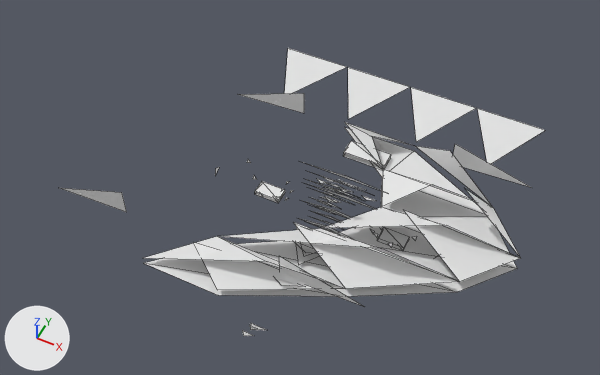
Renders of the OBJ model GameData/Meshes/Designs/nexar/nexar_gunship_mk1_06.obj from each side of a commit.
Before and after are seen from a camera (50 mm lens) standing at (3.03, -7.25, 9.16) and looking at (-0.52, -0.15, 0.29). The axes (+X, +Y, +Z) are drawn at lower left. The lights are the same throughout. The picture after the commit comes second. Mesh edges are drawn as thin lines. Where no turn or scale is listed for an object, it has been applied to the vertices. Vertices at exactly the same position are counted once.

Objects in the first picture: 'nexar_gunship_mk1_06'.
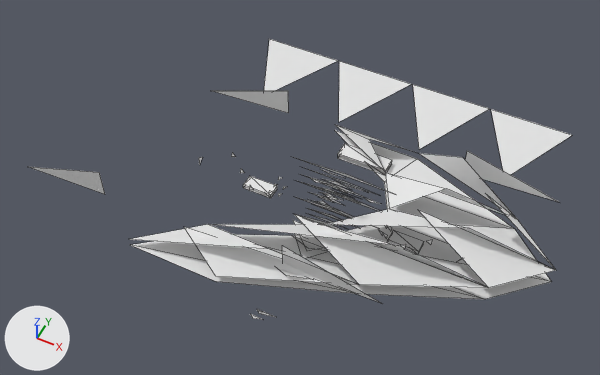
What differs and where, as boxes [x1, y1, x2, y2] in the pictures (600 x 375 px; the box of a moved part takes in the faces that stretch with it):
```json
{"object": "nexar_gunship_mk1_06", "change": "reshaped", "before": [61, 48, 545, 336], "after": [30, 39, 572, 320], "on screen": "12% wider"}
{"part": 1, "of": "me_nexar_gunship_mk1_06", "change": "moved or reshaped", "before": [145, 122, 520, 290], "after": [130, 125, 555, 288]}
{"part": 2, "of": "me_nexar_gunship_mk1_06", "change": "moved or reshaped", "before": [144, 127, 517, 297], "after": [131, 130, 551, 299]}
{"part": 3, "of": "me_nexar_gunship_mk1_06", "change": "moved or reshaped", "before": [255, 181, 285, 203], "after": [243, 176, 277, 198]}
{"part": 4, "of": "me_nexar_gunship_mk1_06", "change": "moved or reshaped", "before": [377, 227, 410, 251], "after": [387, 230, 424, 254]}
{"part": 5, "of": "me_nexar_gunship_mk1_06", "change": "moved or reshaped", "before": [343, 140, 391, 170], "after": [338, 143, 392, 175]}
{"part": 6, "of": "me_nexar_gunship_mk1_06", "change": "moved or reshaped", "before": [61, 48, 545, 336], "after": [30, 39, 572, 320]}
```

The change, as JSON lines over the scene's bpy script:
```json
{"block": "me_nexar_gunship_mk1_06", "where": "# used by ob_nexar_gunship_mk1_06; location = (0.0, 0.0, 0.0)"}
{"op": "remove", "block": "me_nexar_gunship_mk1_06", "code": "me_nexar_gunship_mk1_06.from_pydata(...)  # 247 vertices, 112 faces; spans x -3.78..2.66, y -2.78..2.9, z 0.0..0.98"}
{"op": "add", "block": "me_nexar_gunship_mk1_06", "code": "me_nexar_gunship_mk1_06.from_pydata(...)  # 247 vertices, 112 faces; spans x -4.46..3.14, y -2.54..2.98, z 0.0..1.09"}
{"block": "me_nexar_gunship_mk1_06", "change": "me_nexar_gunship_mk1_06 part 1: the loose piece of 22 vertices spanning x -1.93..2.66, y -2.11..1.55, z 0.11..0.74 is scaled about the mesh origin by (1.18, 0.915, 1.11)"}
{"block": "me_nexar_gunship_mk1_06", "change": "me_nexar_gunship_mk1_06 part 2: the loose piece of 12 vertices spanning x -1.93..2.66, y -2.11..1.55, z 0.0 is scaled about the mesh origin by (1.18, 0.915, 0.915)"}
{"block": "me_nexar_gunship_mk1_06", "change": "me_nexar_gunship_mk1_06 part 3: the loose piece of 8 vertices spanning x -1.17..-0.78, y -0.34..-0.11, z 0.02..0.08 is scaled about the mesh origin by (1.18, 0.915, 1.11)"}
{"block": "me_nexar_gunship_mk1_06", "change": "me_nexar_gunship_mk1_06 part 4: the loose piece of 8 vertices spanning x 0.78..1.17, y -0.34..-0.11, z 0.02..0.08 is scaled about the mesh origin by (1.18, 0.915, 1.11)"}
{"block": "me_nexar_gunship_mk1_06", "change": "me_nexar_gunship_mk1_06 part 5: the loose piece of 8 vertices spanning x -0.33..0.33, y 0.96..1.24, z 0.0..0.09 is scaled about the mesh origin by (1.18, 0.915, 1.11)"}
{"block": "me_nexar_gunship_mk1_06", "change": "me_nexar_gunship_mk1_06 part 6: 189 of 247 vertices moved; they spanned x -3.78..2.44, y -2.78..2.9, z 0.0..0.98 and now span x -4.46..2.88, y -2.54..2.98, z 0.0..1.09; mean shift (-0.01, 0.03, 0.03); largest move (-3.78, -1.55, 0.05) -> (-4.46, -1.41, 0.06)"}
```
